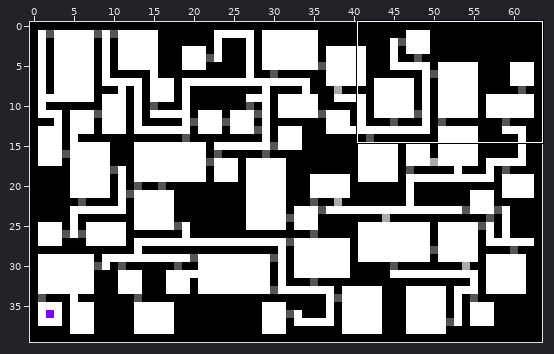
A Tiled map (JSON) gets an edit: engine/rsc/maps/static/dungeon.tmj. The first picture is a wide view before the edit; the outline marks the close-up.
Close-up. Before the commit:
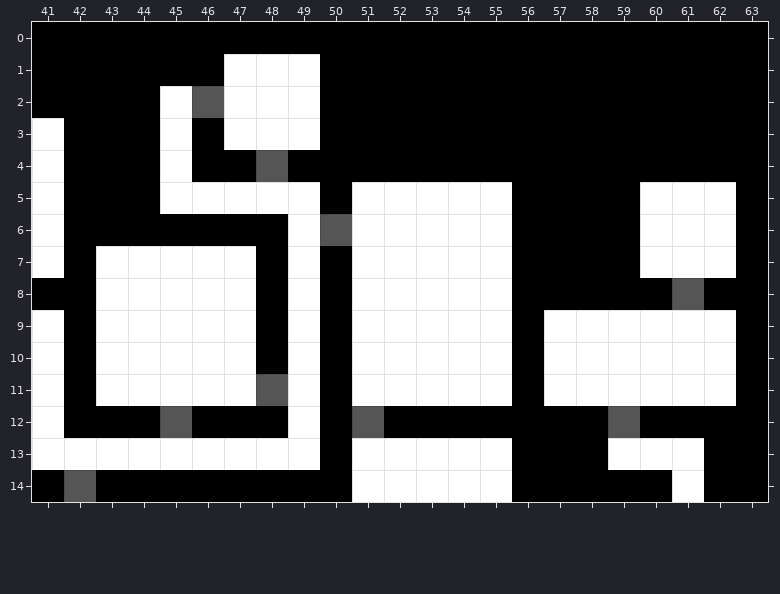
Cells are 16x16 px. Shown: x 41..63, y 0..14. The commit also changed other parts of the map, which this record leaves out.
Now the later version:
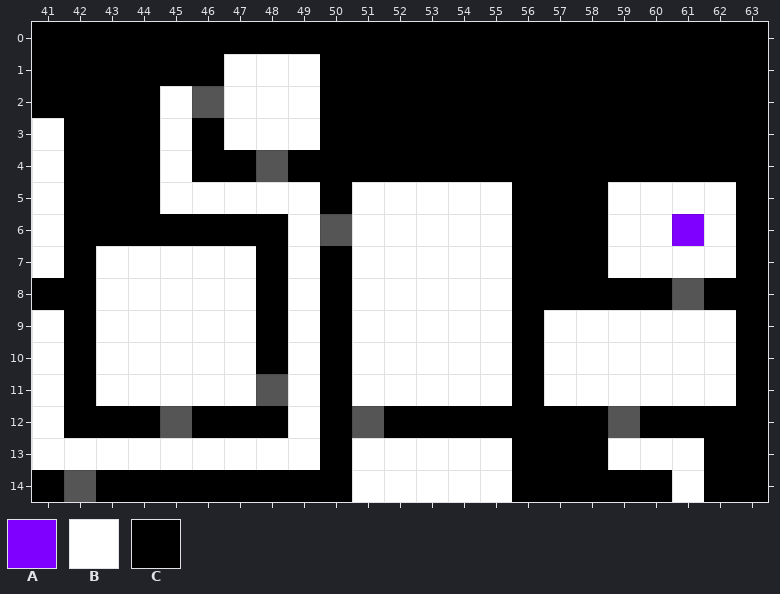
Key: from "colors": A 9 "Meta.SpawnPoint"; from "grayscale": B 0 "Terrain.Empty", C 3 "Terrain.Wall".
_ is an empty cell.
Tiles replaced or removed in this view: C.
Change:
Changed rows in their new state; . is an unchanged cell.
Layer "terrain":
first column x 59:
 5 B
 6 B
 7 B
Layer "metadata":
first column x 61:
 6 A
Boxes around the changes in both close-ups, in picture pixels (x1, y1, x2, y2):
changed: (608, 182, 640, 278)
added: (672, 214, 704, 246)
